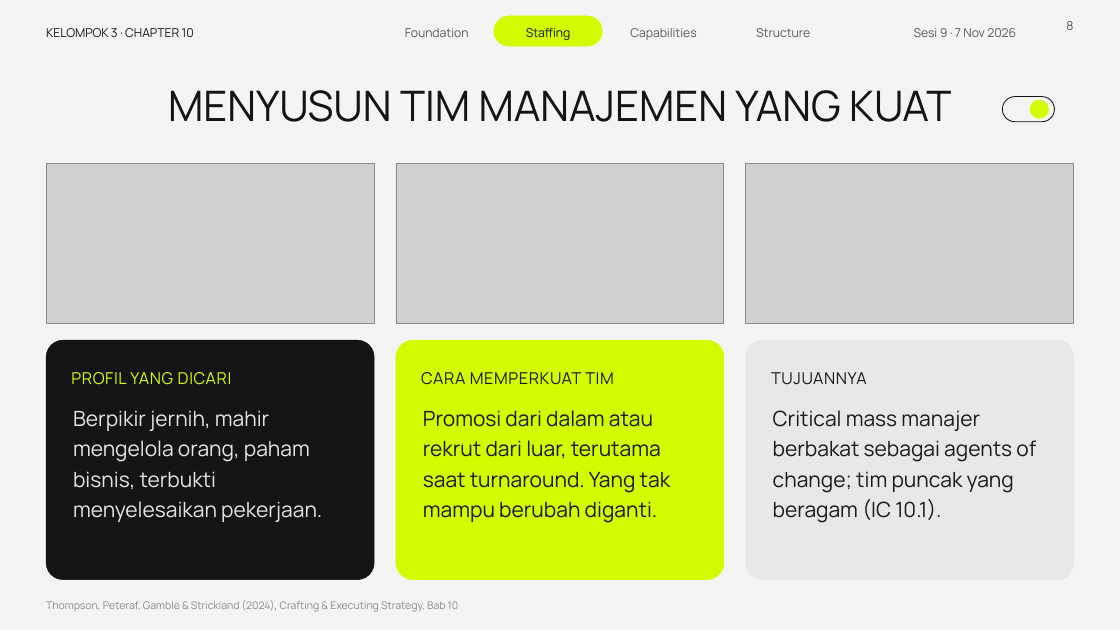
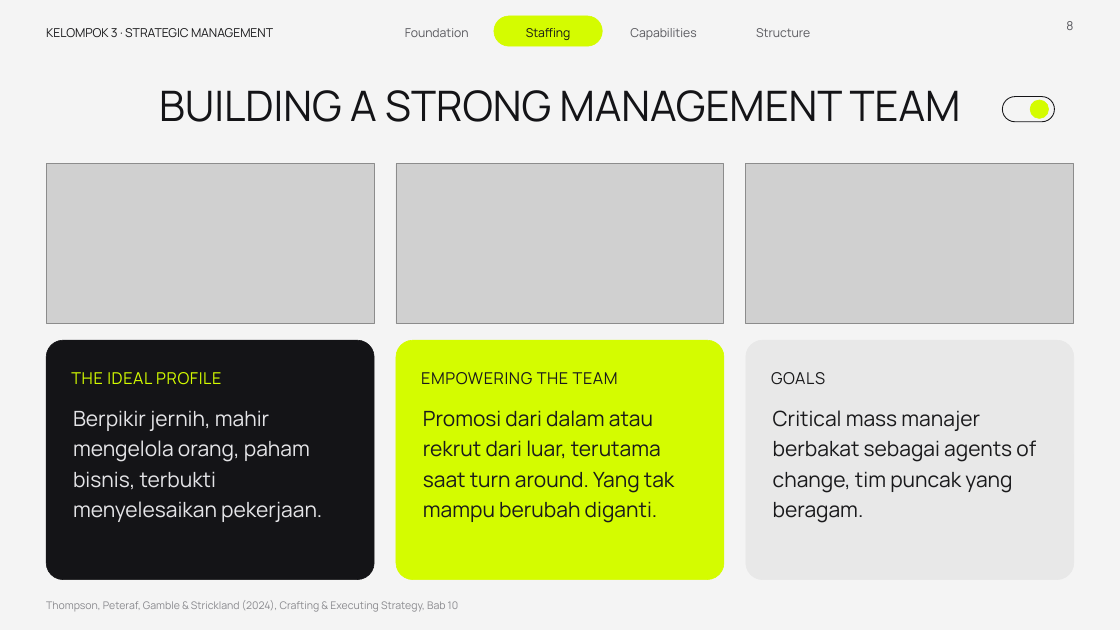
Before and after one commit to aslihabnuri/Dom-Manipulation, a slide deck: slide 8 of presentasi_ch10_kelompok3/SMJKT_Group 3_Aslih_Chapter 10 Strategy Execution.pptx. Drawn at 1120x630 pixels with LibreOffice and Linux fonts; fonts in the diff are those of the drawing; grey boxes stand for pictures; background and template pictures are left out. Boxes give left, top, right and bottom in pixels: in the first picture for what was removed or moved away, otherwise in the second. Text is boxed around its words. In the diff, an @@ line names an element or a change of style, - is before the commit and + after.

```diff
--- a/presentasi_ch10_kelompok3/SMJKT_Group 3_Aslih_Chapter 10 Strategy Execution.pptx
+++ b/presentasi_ch10_kelompok3/SMJKT_Group 3_Aslih_Chapter 10 Strategy Execution.pptx
@@ text at box(46, 28, 273, 37): text changed @@
-KELOMPOK 3 · CHAPTER 10
+KELOMPOK 3 · STRATEGIC MANAGEMENT
@@ text removed at box(914, 28, 1016, 37) @@
-Sesi 9 · 7 Nov 2026
@@ text at box(159, 90, 961, 122): text changed @@
-MENYUSUN TIM MANAJEMEN YANG KUAT
+BUILDING A STRONG MANAGEMENT TEAM
@@ text at box(71, 372, 221, 385): text changed @@
-PROFIL YANG DICARI
+THE IDEAL PROFILE
@@ text at box(421, 372, 618, 385): text changed @@
-CARA MEMPERKUAT TIM
+EMPOWERING THE TEAM
@@ text at box(771, 372, 825, 385): text changed @@
-TUJUANNYA
+GOALS
@@ text at box(423, 410, 674, 523): spaces changed @@
-Promosi dari dalam atau rekrut dari luar, terutama saat turnaround. Yang tak mampu berubah diganti.
+Promosi dari dalam atau rekrut dari luar, terutama saat turn around. Yang tak mampu berubah diganti.
@@ text at box(773, 410, 1036, 523): text changed @@
-Critical mass manajer berbakat sebagai agents of change; tim puncak yang beragam (IC 10.1).
+Critical mass manajer berbakat sebagai agents of change, tim puncak yang beragam.
```
Also in this commit, not shown: 14 other slides changed, 5 slides added, 5 slides removed, 1 other file.
